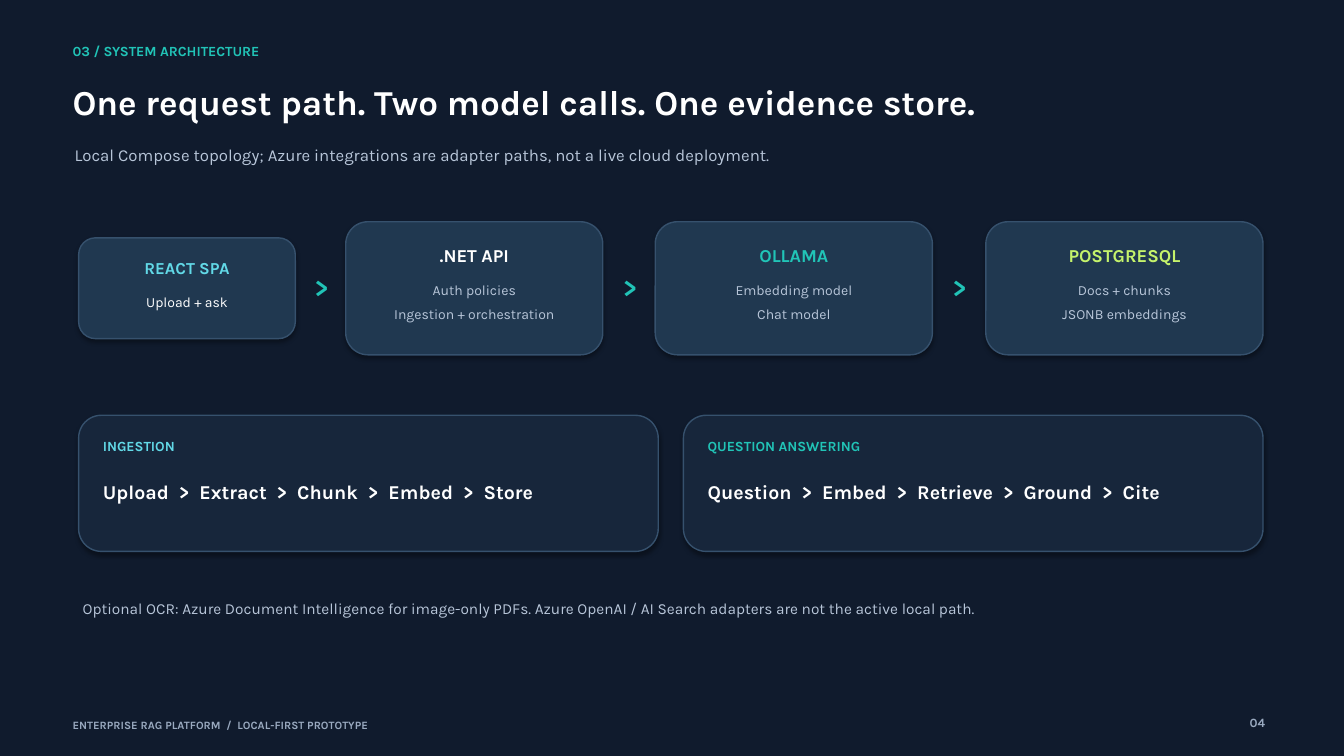
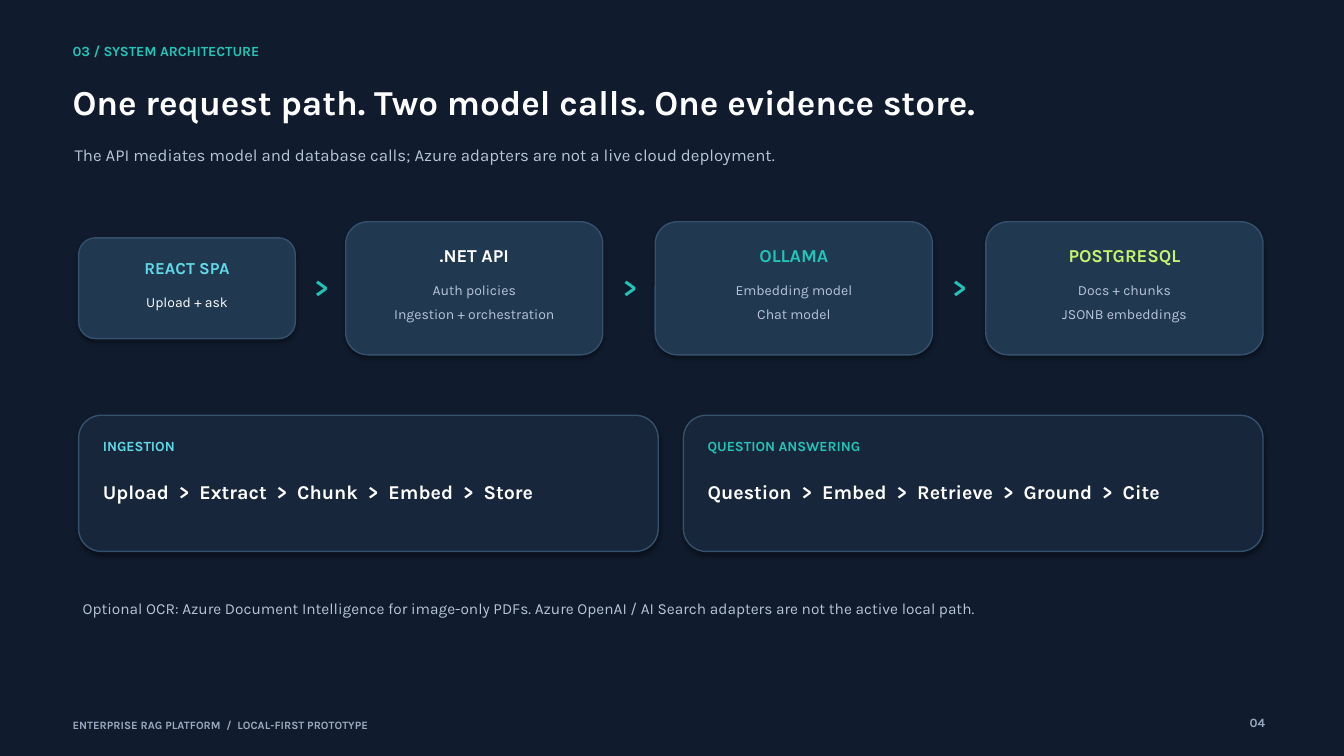
Before and after one commit to shashank2310/Enterprise-RAG-Platform, a slide deck: slide 4 of docs/enterprise-rag-showcase.pptx. Drawn at 1344x756 pixels with LibreOffice and Linux fonts; fonts in the diff are those of the drawing. Boxes give left, top, right and bottom in pixels: in the first picture for what was removed or moved away, otherwise in the second. Text is boxed around its words. In the diff, an @@ line names an element or a change of style, - is before the commit and + after.

```diff
--- a/docs/enterprise-rag-showcase.pptx
+++ b/docs/enterprise-rag-showcase.pptx
@@ text at (x1=75, y1=149, x2=775, y2=165): text changed @@
-Local Compose topology; Azure integrations are adapter paths, not a live cloud deployment.
+The API mediates model and database calls; Azure adapters are not a live cloud deployment.
```
Also in this commit, not shown: 3 other slides changed, 7 other files.
